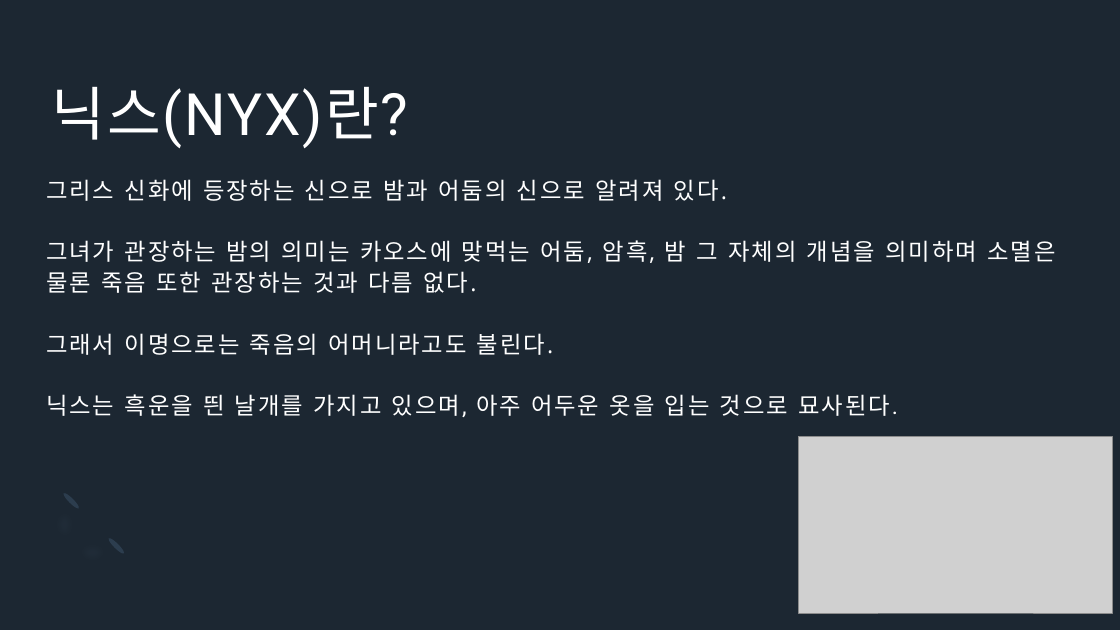
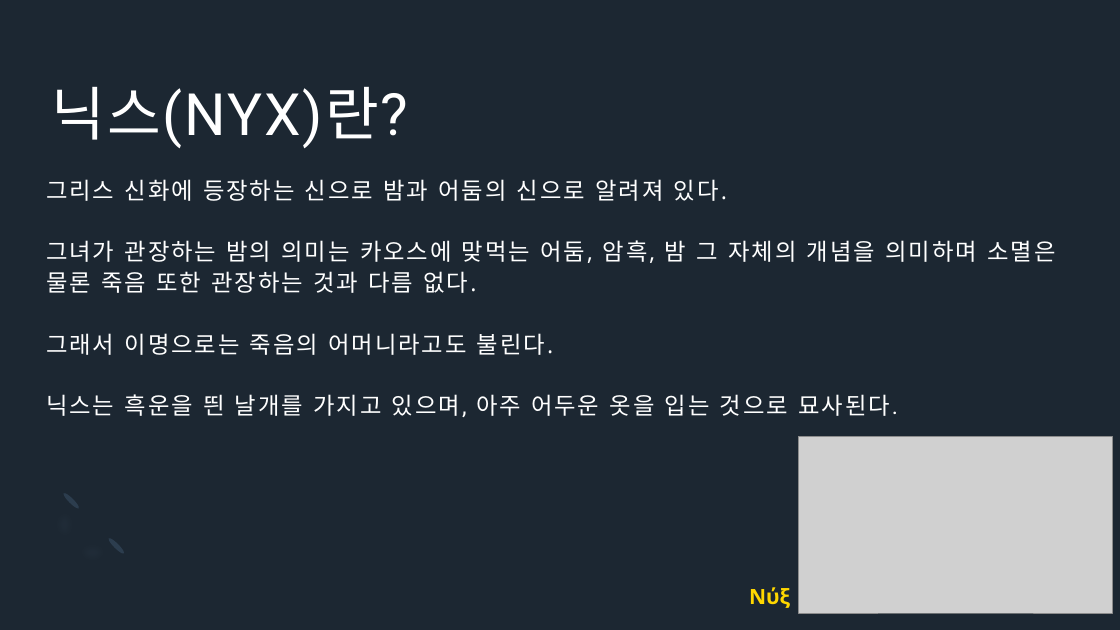
Before and after one commit to Icloy/2D_Roguelike, a slide deck: slide 7 of 기획서.pptx. Drawn at 1120x630 pixels with LibreOffice and Linux fonts; fonts in the diff are those of the drawing; grey boxes stand for pictures. Boxes give left, top, right and bottom in pixels: in the first picture for what was removed or moved away, otherwise in the second. Text is boxed around its words. In the diff, an @@ line names an element or a change of style, - is before the commit and + after.

```diff
--- a/기획서.pptx
+++ b/기획서.pptx
@@ text added at (749, 587, 790, 608), 18 pt, text #FFD700, bold @@
+Νύξ
```
Also in this commit, not shown: 6 other slides changed.
